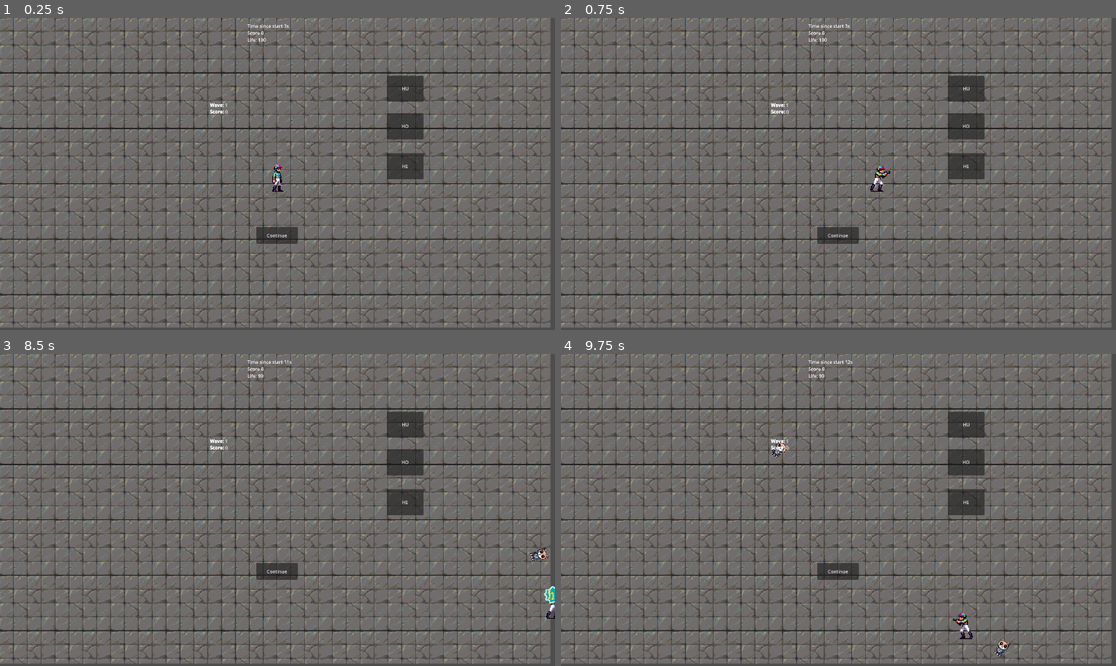
Above: before the commit, frames 1-4 (two rows, left to right).
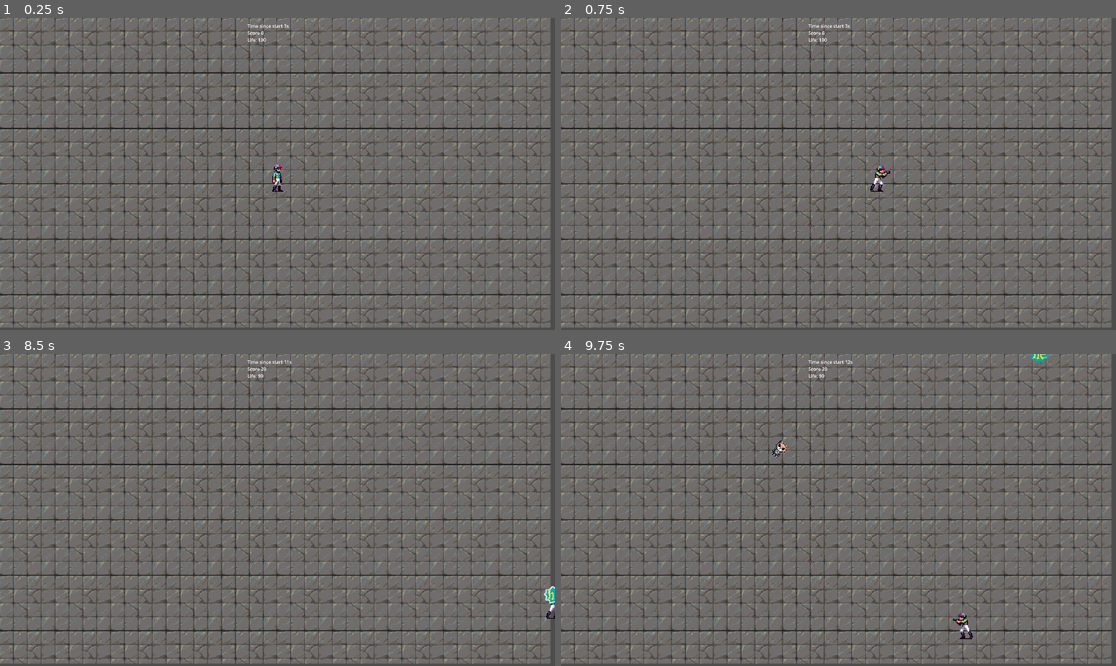
Above: after the commit, the same moments.

Repository: elVariable/gamejam
Game: Godot game, scene res://scenes/levels/main.tscn
Two runs of this game, one before a commit and one after it. Both use one fixed random seed, a clock stepped at 60 frames per second and the inputs below. The engine's default icon, where the game draws it, is replaced by a stand-in: a white triangle on a blue panel in a dark square. Sound files missing from this copy of the repository are replaced by a short silence.
Inputs:
- Up to frame 1 (0.25 s): no input
- Up to frame 2 (0.75 s): tap Enter at 0.5 s; hold D (Right) from 0.53 s (still down); tap U (Fire0) at 0.6 s
- Up to frame 3 (8.5 s): release D (Right) at 1.28 s; hold S (Down) 1.28-2.03 s; tap one key every 0.75 s from 1.35 s: I (Fire1) O (Fire2) P (Fire3) U (Fire0) I (Fire1) O (Fire2) P (Fire3) U (Fire0) I (Fire1) O (Fire2); hold D (Right) 2.03-2.78 s; hold W (Up) 2.78-3.53 s; hold A (Left) 3.53-5.03 s; hold S (Down) 5.03-5.78 s; hold D (Right) 5.78-6.53 s; hold W (Up) 6.53-7.28 s; hold D (Right) 7.28-8.03 s; hold S (Down) from 8.03 s (still down)
- Up to frame 4 (9.75 s): release S (Down) at 8.78 s; hold A (Left) 8.78-9.53 s; tap P (Fire3) at 8.85 s; hold W (Up) from 9.53 s (still down); tap U (Fire0) at 9.6 s

The runs differ from the first frame. In frame 1, 2.0% of the frame differs, in the area x 37-77%, y 18-73%; in frame 2, 2.0%; in frame 3, 2.1%; in frame 4, 2.2%, in the area x 37-88%, y 0-98%.
Error before the commit: Attempt to call function 'instantiate' in base 'null instance' on a null instance. (res://scripts/weapons/weapon.gd:58)

Commit message:
fix merge

Diff:
--- a/scenes/levels/intermediate.tscn
+++ b/scenes/levels/intermediate.tscn
@@ -34,6 +34,7 @@
 
 [node name="Intermediate" type="Node2D"]
 process_mode = 2
+visible = false
 script = ExtResource("1_pmi4j")
 
 [node name="Control" type="Control" parent="."]
--- a/scenes/prefabs/bullets/ha_bullet.tscn
+++ b/scenes/prefabs/bullets/ha_bullet.tscn
@@ -20,6 +20,22 @@
 "values": [0, 2, 3, 4]
 }
 
+[sub_resource type="Animation" id="Animation_ckmr0"]
+resource_name = "flying"
+loop_mode = 1
+tracks/0/type = "value"
+tracks/0/imported = false
+tracks/0/enabled = true
+tracks/0/path = NodePath("Icon:frame")
+tracks/0/interp = 1
+tracks/0/loop_wrap = true
+tracks/0/keys = {
+"times": PackedFloat32Array(0, 0.1, 0.2, 0.3, 0.4, 0.7, 0.8, 0.9),
+"transitions": PackedFloat32Array(1, 1, 1, 1, 1, 1, 1, 1),
+"update": 1,
+"values": [6, 5, 2, 3, 4, 5, 6, 7]
+}
+
 [sub_resource type="Animation" id="Animation_ontox"]
 resource_name = "shot"
 length = 0.5
@@ -36,22 +52,6 @@
 "transitions": PackedFloat32Array(1, 1, 1, 1, 1, 1, 1, 1, 1, 1),
 "update": 1,
 "values": [4, 3, 2, 1, 0, 5, 6, 7, 8, 10]
-}
-
-[sub_resource type="Animation" id="Animation_ckmr0"]
-resource_name = "flying"
-loop_mode = 1
-tracks/0/type = "value"
-tracks/0/imported = false
-tracks/0/enabled = true
-tracks/0/path = NodePath("Icon:frame")
-tracks/0/interp = 1
-tracks/0/loop_wrap = true
-tracks/0/keys = {
-"times": PackedFloat32Array(0, 0.1, 0.2, 0.3, 0.4, 0.7, 0.8, 0.9),
-"transitions": PackedFloat32Array(1, 1, 1, 1, 1, 1, 1, 1),
-"update": 1,
-"values": [6, 5, 2, 3, 4, 5, 6, 7]
 }
 
 [sub_resource type="AnimationLibrary" id="AnimationLibrary_ggwa3"]
@@ -72,6 +72,3 @@
 libraries = {
 "": SubResource("AnimationLibrary_ggwa3")
 }
-
-[node name="DefaultAudio" parent="." index="3"]
-stream = ExtResource("3_6mrbi")
--- a/scenes/prefabs/bullets/hi_bullet.tscn
+++ b/scenes/prefabs/bullets/hi_bullet.tscn
@@ -78,6 +78,3 @@
 libraries = {
 "": SubResource("AnimationLibrary_63j3g")
 }
-
-[node name="DefaultAudio" parent="." index="3"]
-stream = ExtResource("3_qib5c")
--- a/scenes/prefabs/bullets/ho_bullet.tscn
+++ b/scenes/prefabs/bullets/ho_bullet.tscn
@@ -78,6 +78,3 @@
 libraries = {
 "": SubResource("AnimationLibrary_58gpt")
 }
-
-[node name="DefaultAudio" parent="." index="3"]
-stream = ExtResource("3_b7te0")
--- a/scenes/prefabs/enemies/enemy.tscn
+++ b/scenes/prefabs/enemies/enemy.tscn
@@ -8,6 +8,21 @@
 
 [sub_resource type="RectangleShape2D" id="RectangleShape2D_qe55r"]
 size = Vector2(29.574, 49.6626)
+
+[sub_resource type="Animation" id="Animation_wb534"]
+length = 0.001
+tracks/0/type = "value"
+tracks/0/imported = false
+tracks/0/enabled = true
+tracks/0/path = NodePath("Icon:frame")
+tracks/0/interp = 1
+tracks/0/loop_wrap = true
+tracks/0/keys = {
+"times": PackedFloat32Array(0),
+"transitions": PackedFloat32Array(1),
+"update": 1,
+"values": [0]
+}
 
 [sub_resource type="Animation" id="Animation_x62mb"]
 resource_name = "Walk"
@@ -23,21 +38,6 @@
 "transitions": PackedFloat32Array(1, 1, 1),
 "update": 1,
 "values": [0, 1, 2]
-}
-
-[sub_resource type="Animation" id="Animation_wb534"]
-length = 0.001
-tracks/0/type = "value"
-tracks/0/imported = false
-tracks/0/enabled = true
-tracks/0/path = NodePath("Icon:frame")
-tracks/0/interp = 1
-tracks/0/loop_wrap = true
-tracks/0/keys = {
-"times": PackedFloat32Array(0),
-"transitions": PackedFloat32Array(1),
-"update": 1,
-"values": [0]
 }
 
 [sub_resource type="AnimationLibrary" id="AnimationLibrary_qo0uv"]
Not shown: 1 places in scenes/prefabs/bullets/ha_bullet.tscn that only renumber resources
Not shown: 1 places in scenes/prefabs/bullets/hi_bullet.tscn that only renumber resources
Not shown: 1 places in scenes/prefabs/bullets/ho_bullet.tscn that only renumber resources
